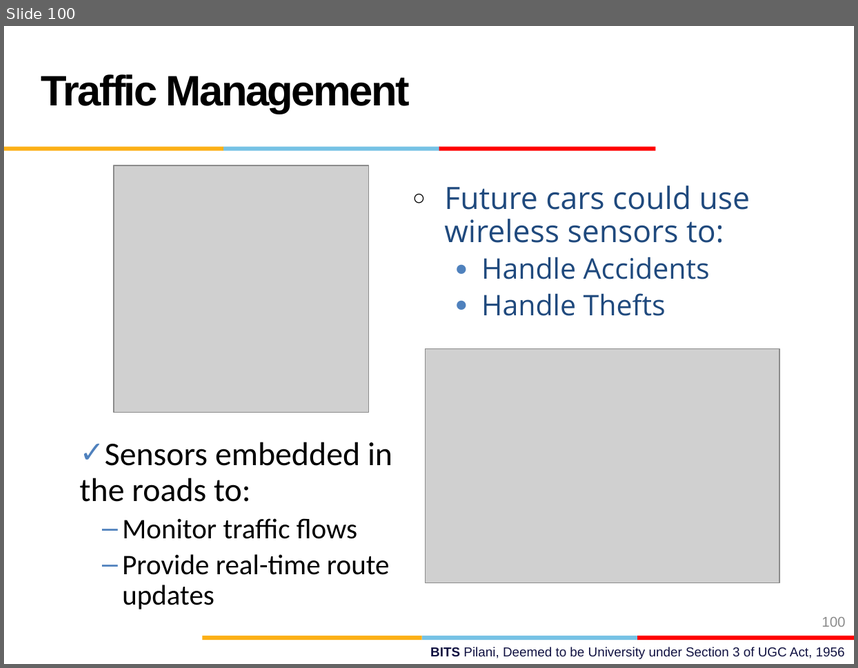
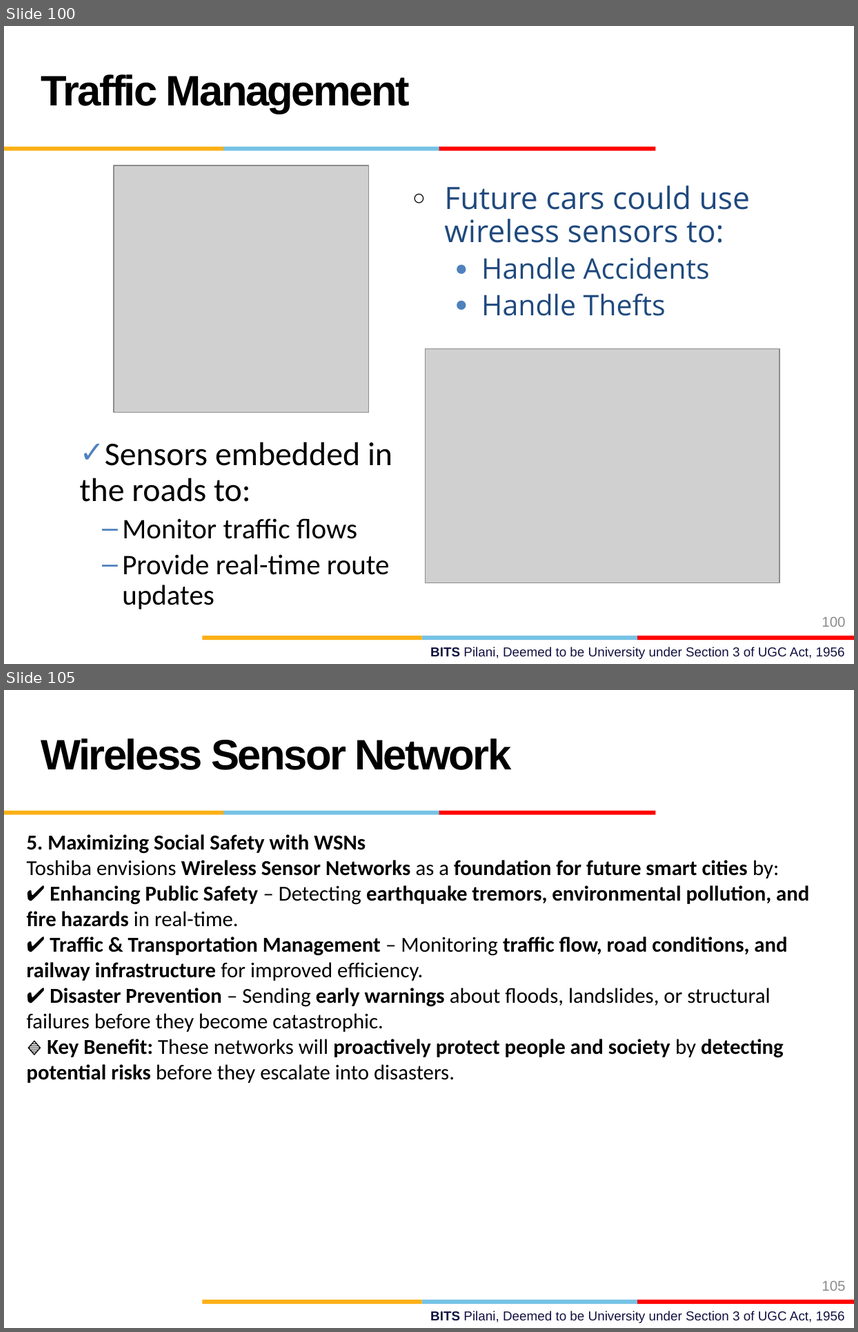
Before and after one commit to AbidKhan01ak/Mtech-7th-Sem, a slide deck: NEA/NEA.pptx. Shown one above the other, each under a label of ours: slide 100 before the commit, slides 100 and 105 after it; the slides between them are not shown. The pictures are 858x668 and 858x1332 pixels, drawn with LibreOffice and Linux fonts; fonts in the diff are those of the drawing; grey boxes stand for pictures; background and template pictures are left out. Boxes give left, top, right and bottom in pixels: in the first picture for what was removed or moved away, otherwise in the second. Text is boxed around its words. In the diff, an @@ line names an element or a change of style, - is before the commit and + after.

```diff
--- a/NEA/NEA.pptx
+++ b/NEA/NEA.pptx
@@ slide 105 added at (4, 690, 854, 1328), background #FFFFFF; not listed: 7 template elements that a slide beside it also shows @@
@@ text added at (41, 738, 512, 770), 36 pt, text #000000, bold @@
+Wireless Sensor Network
@@ text added at (27, 834, 809, 1083), 18 pt, text #000000, bold @@
+5. Maximizing Social Safety with WSNs
+Toshiba envisions Wireless Sensor Networks as a foundation for future smart cities by:
+✔ Enhancing Public Safety – Detecting earthquake tremors, environmental pollution, and fire hazards in real-time.
+✔ Traffic & Transportation Management – Monitoring traffic flow, road conditions, and railway infrastructure for improved efficiency.
+✔ Disaster Prevention – Sending early warnings about floods, landslides, or structural failures before they become catastrophic.
+🔹 Key Benefit: These networks will proactively protect people and society by detecting potential risks before they escalate into disasters.
@@ page number added at (822, 1281, 845, 1290), 12 pt, text #8C8C8C @@
+105
```
Also in this commit, not shown: 1 slide changed, 75 other slides added.
